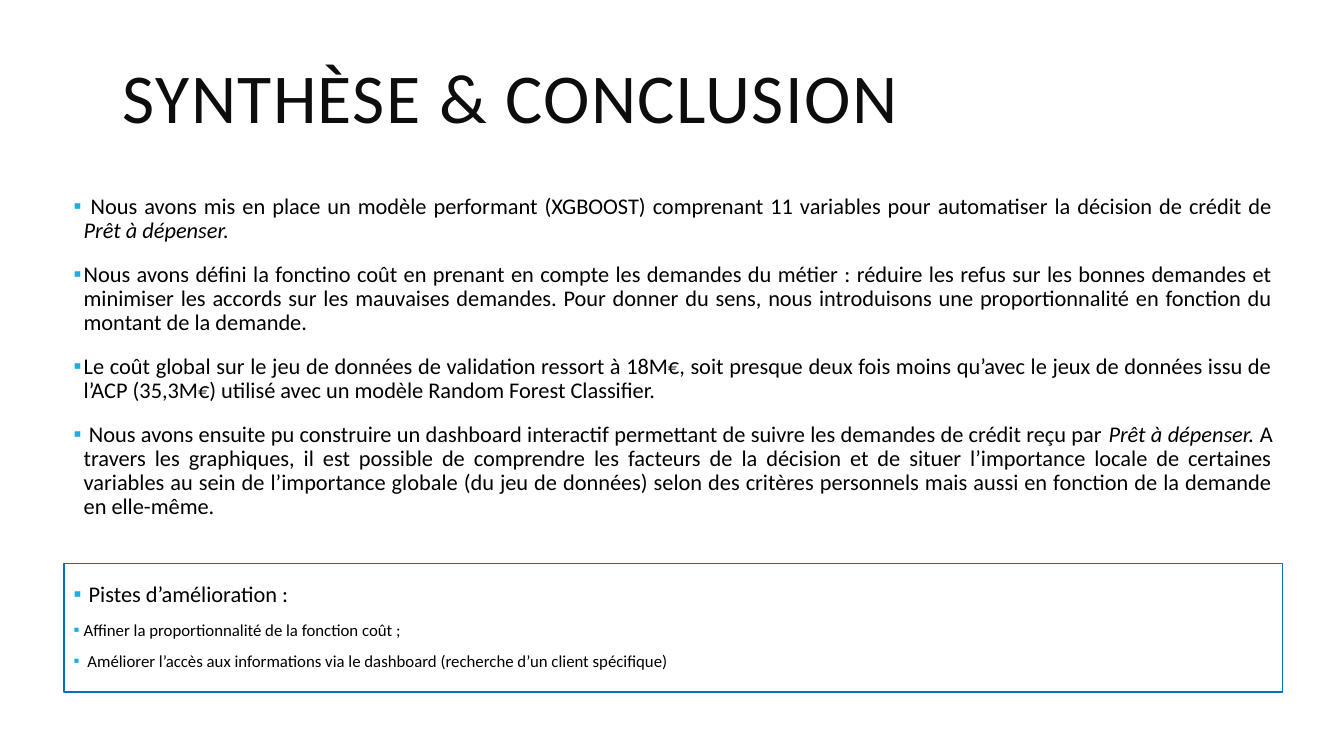
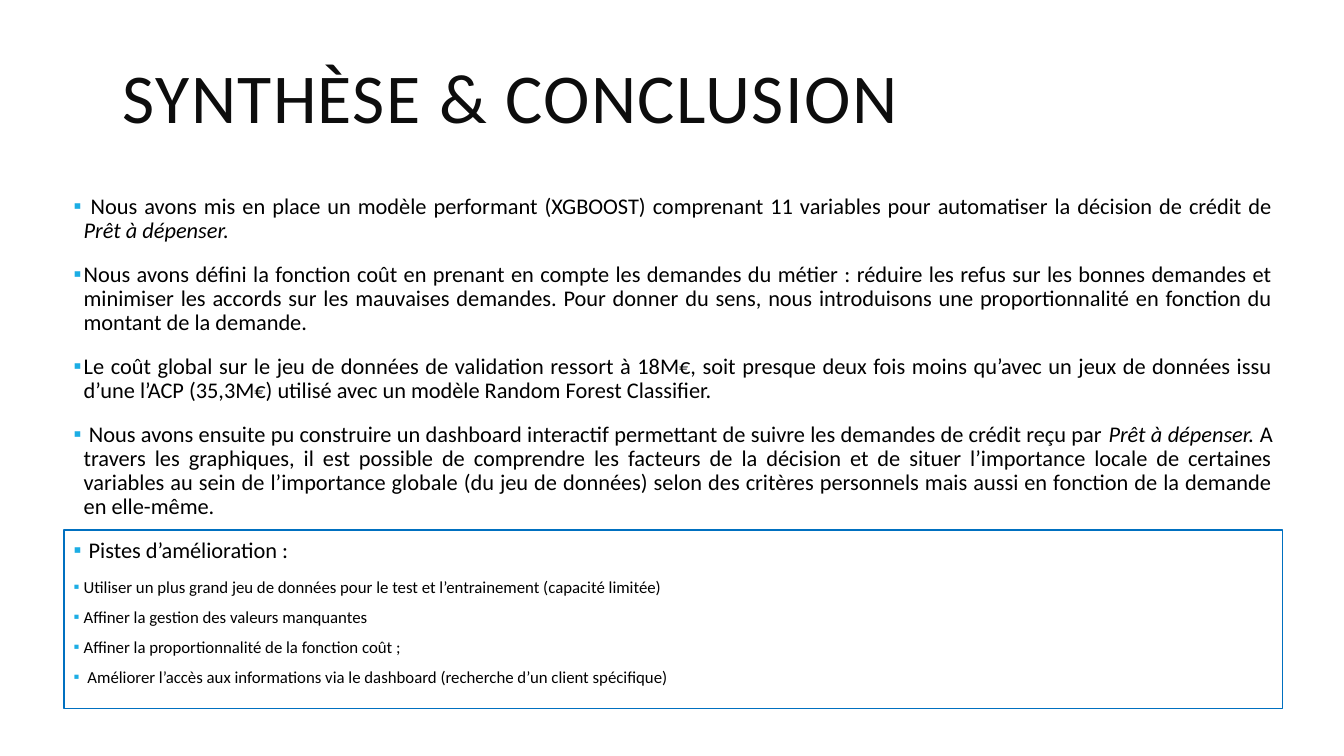
Before and after one commit to Littlewiseman/P07---PAD, a slide deck: slide 18 of Présentation OC Data Science P07.pptx. Drawn at 1344x756 pixels with LibreOffice and Linux fonts; fonts in the diff are those of the drawing. Boxes give left, top, right and bottom in pixels: in the first picture for what was removed or moved away, otherwise in the second. Text is boxed around its words. In the diff, an @@ line names an element or a change of style, - is before the commit and + after.

```diff
--- a/Présentation OC Data Science P07.pptx
+++ b/Présentation OC Data Science P07.pptx
@@ text at <box>84,266,1271,401</box>: text changed @@
-▪ Nous avons défini la fonctino coût en prenant en compte les demandes du métier : réduire les refus sur les bonnes demandes et minimiser les accords sur les mauvaises demandes. Pour donner du sens, nous introduisons une proportionnalité en fonction du montant de la demande.
-▪ Le coût global sur le jeu de données de validation ressort à 18M€, soit presque deux fois moins qu’avec le jeux de données issu de l’ACP (35,3M€) utilisé avec un modèle Random Forest Classifier.
+▪ Nous avons défini la fonction coût en prenant en compte les demandes du métier : réduire les refus sur les bonnes demandes et minimiser les accords sur les mauvaises demandes. Pour donner du sens, nous introduisons une proportionnalité en fonction du montant de la demande.
+▪ Le coût global sur le jeu de données de validation ressort à 18M€, soit presque deux fois moins qu’avec un jeux de données issu d’une l’ACP (35,3M€) utilisé avec un modèle Random Forest Classifier.
@@ rectangle: place and size @@
-rectangle at <box>64,564,1282,693</box>
+rectangle at <box>64,530,1282,710</box>
@@ text at <box>84,581,661,626</box>: paragraphs added @@
+▪ Utiliser un plus grand jeu de données pour le test et l’entrainement (capacité limitée)
+▪ Affiner la gestion des valeurs manquantes
```
Also in this commit, not shown: 7 other slides changed, 2 other files.
